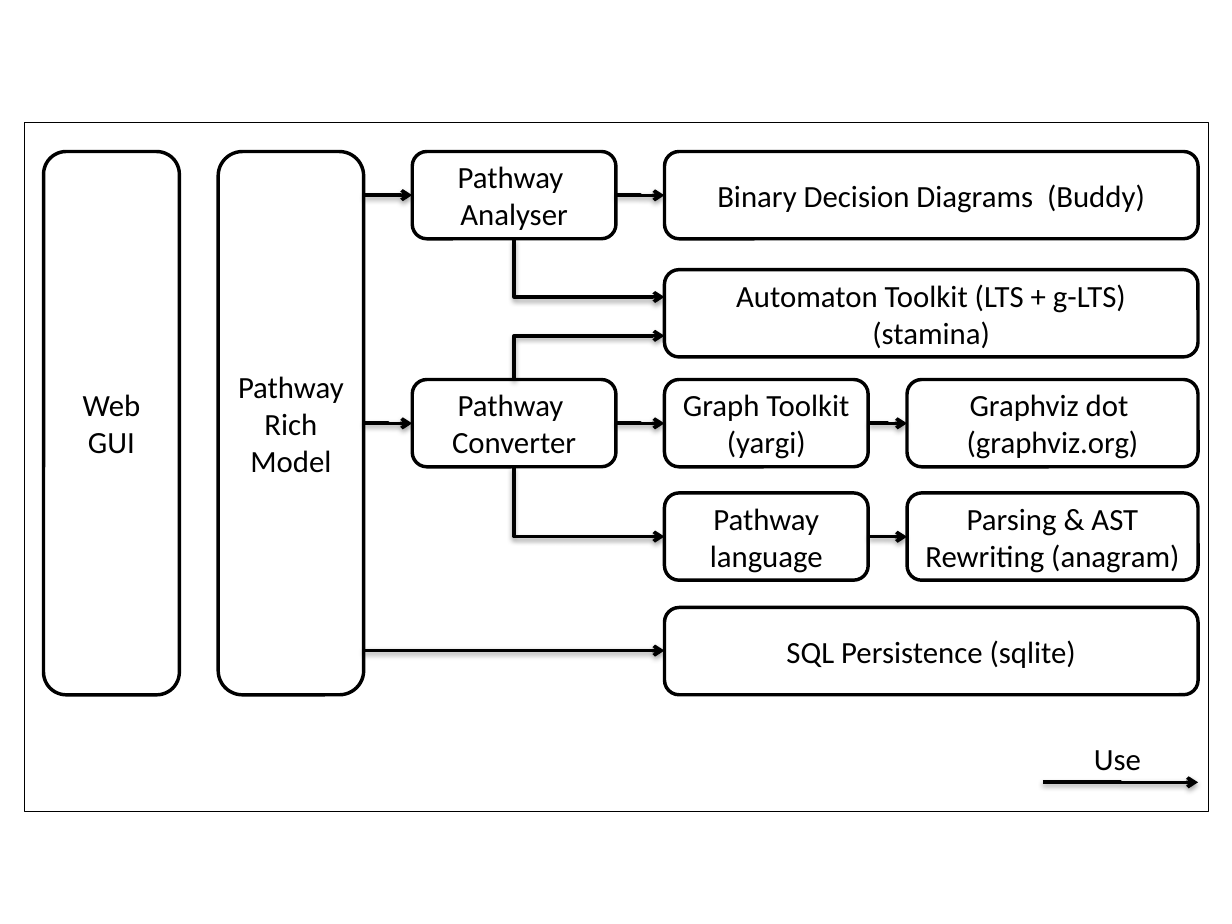
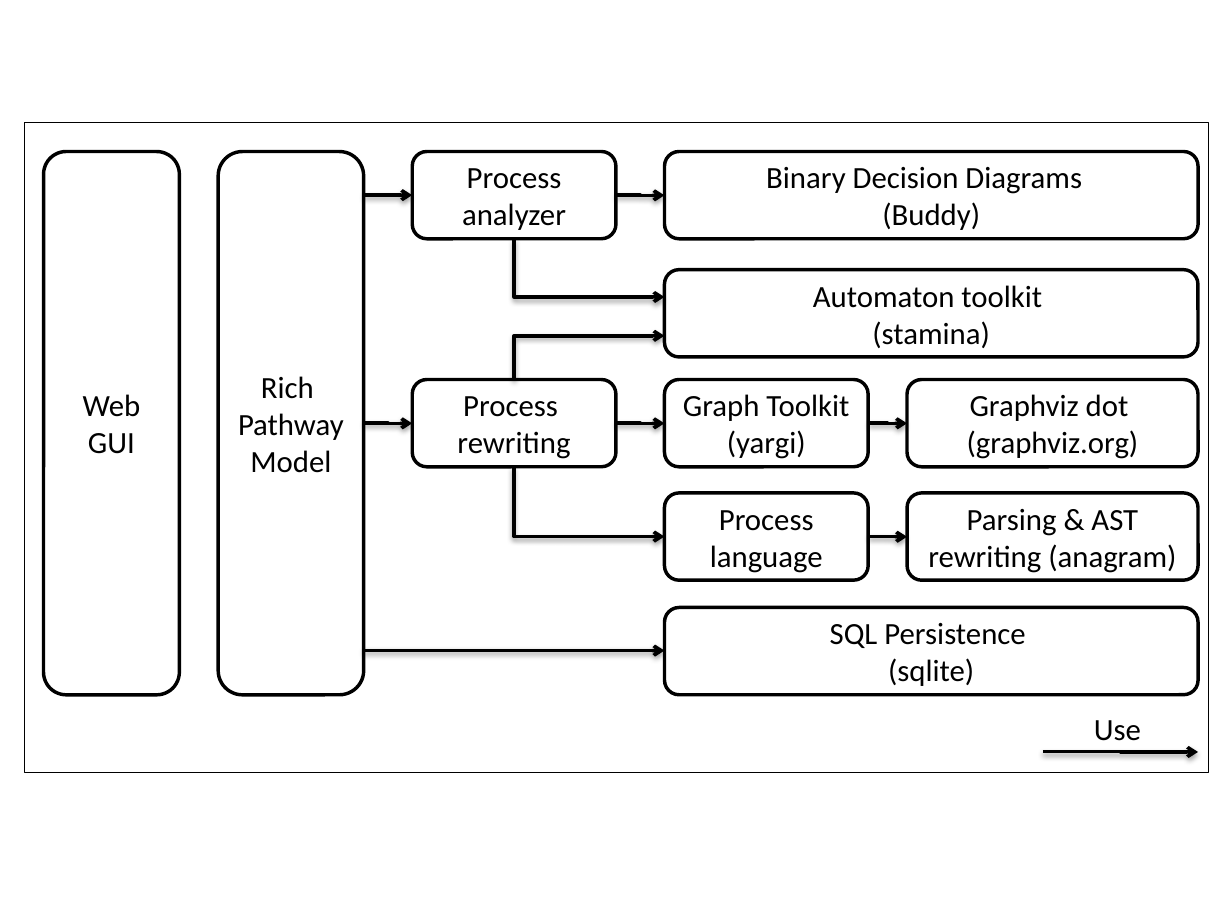
Before and after one commit to blambeau/phd, a slide deck: slide 19 of writing/images/train.pptx. Drawn at 1232x924 pixels with LibreOffice and Linux fonts; fonts in the diff are those of the drawing. Boxes give left, top, right and bottom in pixels: in the first picture for what was removed or moved away, otherwise in the second. Text is boxed around its words. In the diff, an @@ line names an element or a change of style, - is before the commit and + after.

Commit message:
Added images about model-checker

```diff
--- a/writing/images/train.pptx
+++ b/writing/images/train.pptx
@@ rectangle: place and size @@
-rectangle at (25,122,1209,811)
+rectangle at (25,122,1209,772)
@@ text in rounded rectangle at (462,168,566,230): text changed @@
-Pathway
-Analyser
+Process
+analyzer
@@ text in rounded rectangle at (813,285,1042,348): text changed @@
-Automaton Toolkit (LTS + g-LTS)
-(stamina)
+Automaton toolkit
+(stamina)
@@ text in rounded rectangle at (238,376,344,473): text changed @@
-Pathway
-Rich Model
+Rich
+Pathway Model
@@ text in rounded rectangle at (457,396,570,459): text changed @@
-Pathway
-Converter
+Process
+rewriting
@@ text in rounded rectangle at (928,509,1176,573): text changed @@
-Parsing & AST Rewriting (anagram)
+Parsing & AST rewriting (anagram)
@@ text in rounded rectangle at (710,510,823,573): text changed @@
-Pathway language
+Process
+language
@@ text "Use": place and size @@
-text "Use" at (1094,750,1141,771)
+text "Use" at (1094,720,1141,741)
@@ elbow arrow moved from (1042, 782) - (1198, 782) to (1042, 752) - (1198, 752) @@
```
Also in this commit, not shown: 2 slides added, 3 other files.
